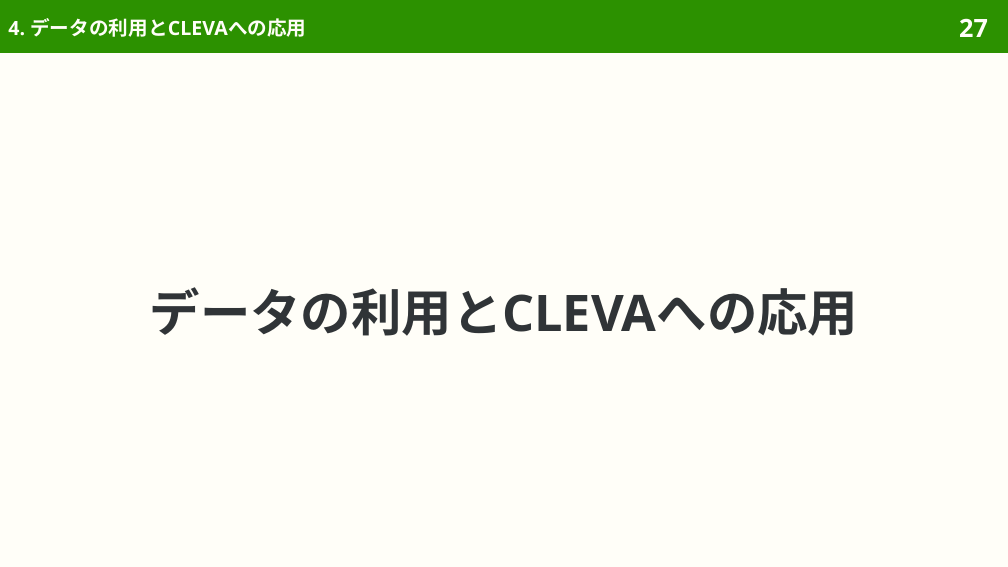
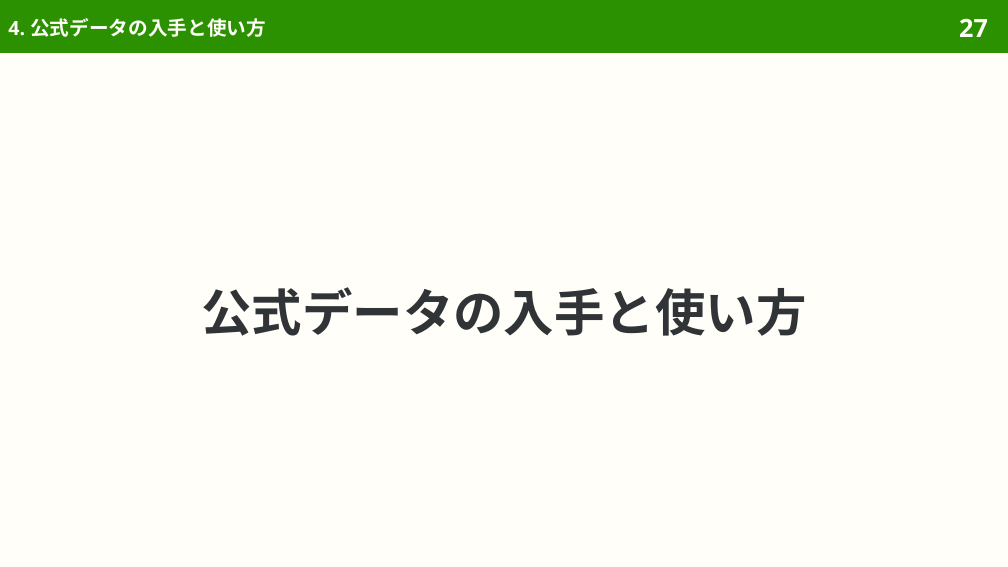
Before and after one commit to sasakiy84/datasets-in-10-minutes, a slide deck: slide 27 of slides/datasets-in-10-minutes-cdial-bias.pptx. Drawn at 1008x567 pixels with LibreOffice and Linux fonts; fonts in the diff are those of the drawing. Boxes give left, top, right and bottom in pixels: in the first picture for what was removed or moved away, otherwise in the second. Text is boxed around its words. In the diff, an @@ line names an element or a change of style, - is before the commit and + after.

```diff
--- a/slides/datasets-in-10-minutes-cdial-bias.pptx
+++ b/slides/datasets-in-10-minutes-cdial-bias.pptx
@@ title at (8,18,266,37): text changed @@
-4. データの利用とCLEVAへの応用
+4. 公式データの入手と使い方
@@ title at (202,287,807,336): text changed @@
-データの利用とCLEVAへの応用
+公式データの入手と使い方
```
Also in this commit, not shown: 6 other slides changed, 2 slides removed, 57 other files.
